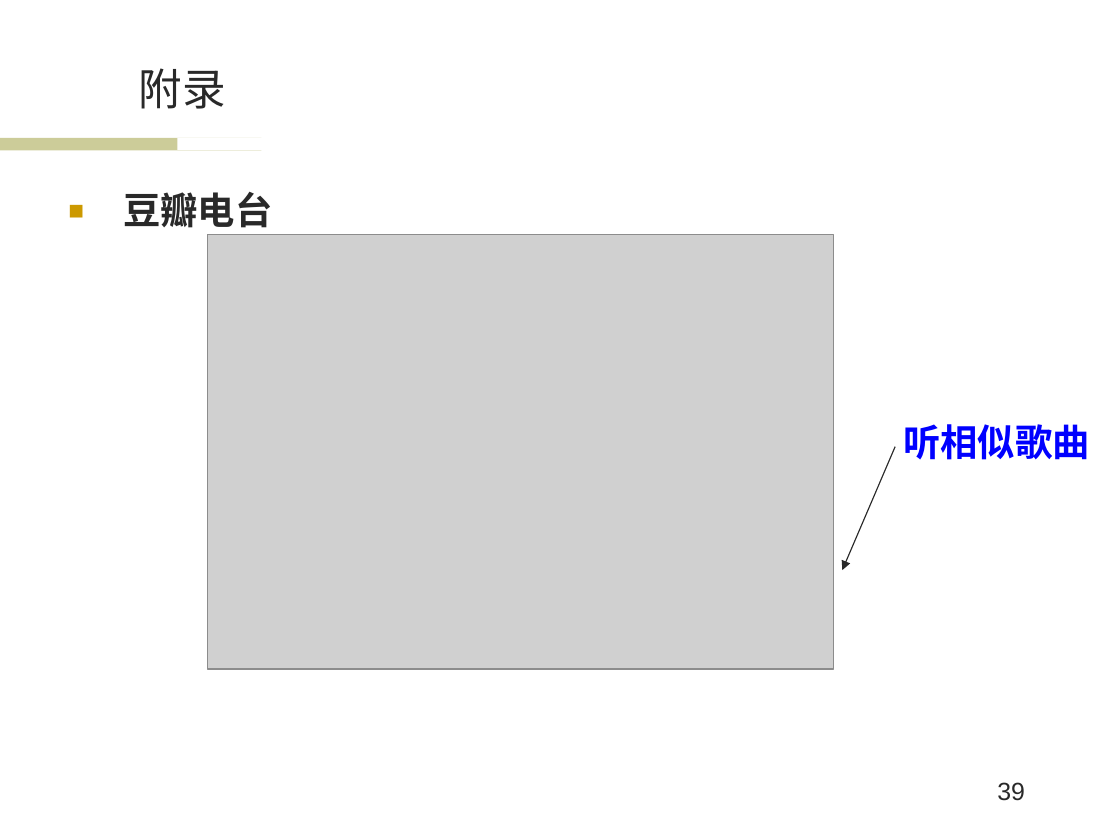
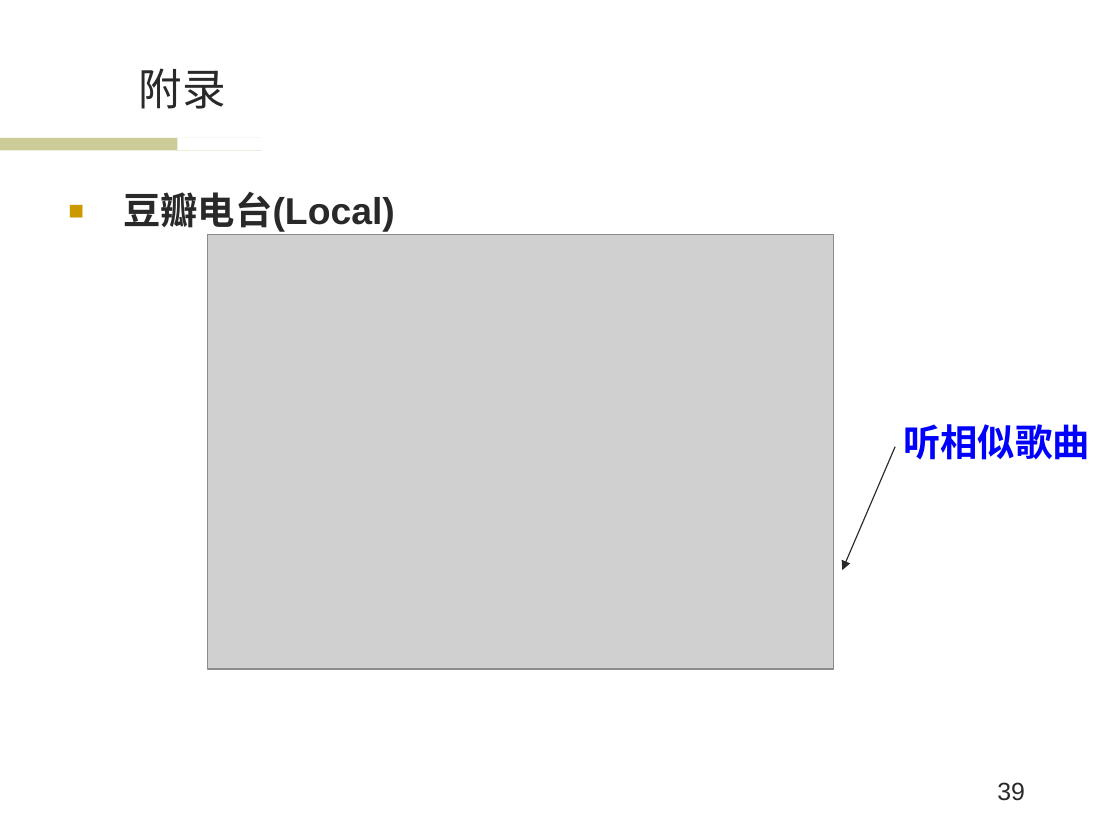
Before and after one commit to wwssttt/NJUThesis, a slide deck: slide 39 of 答辩准备/一种基于时间序列分析的个性化音乐推荐系统及其实现.ppt. Drawn at 1120x840 pixels with LibreOffice and Linux fonts; fonts in the diff are those of the drawing; grey boxes stand for pictures; background and template pictures are left out. Boxes give left, top, right and bottom in pixels: in the first picture for what was removed or moved away, otherwise in the second. Text is boxed around its words. In the diff, an @@ line names an element or a change of style, - is before the commit and + after.

```diff
--- a/答辩准备/一种基于时间序列分析的个性化音乐推荐系统及其实现.ppt
+++ b/答辩准备/一种基于时间序列分析的个性化音乐推荐系统及其实现.ppt
@@ text at box(123, 192, 395, 235): text changed @@
-■ 豆瓣电台
+■ 豆瓣电台(Local)
```
Also in this commit, not shown: 3 other slides changed, 7 other files.
